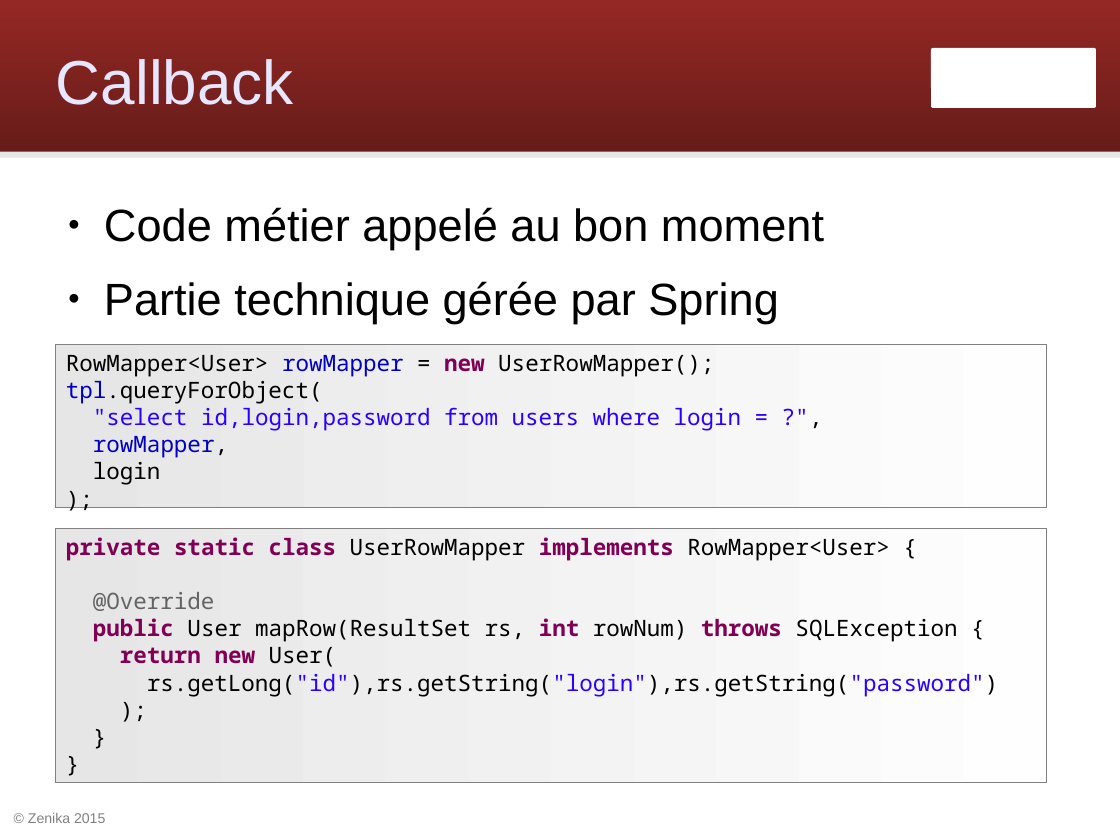
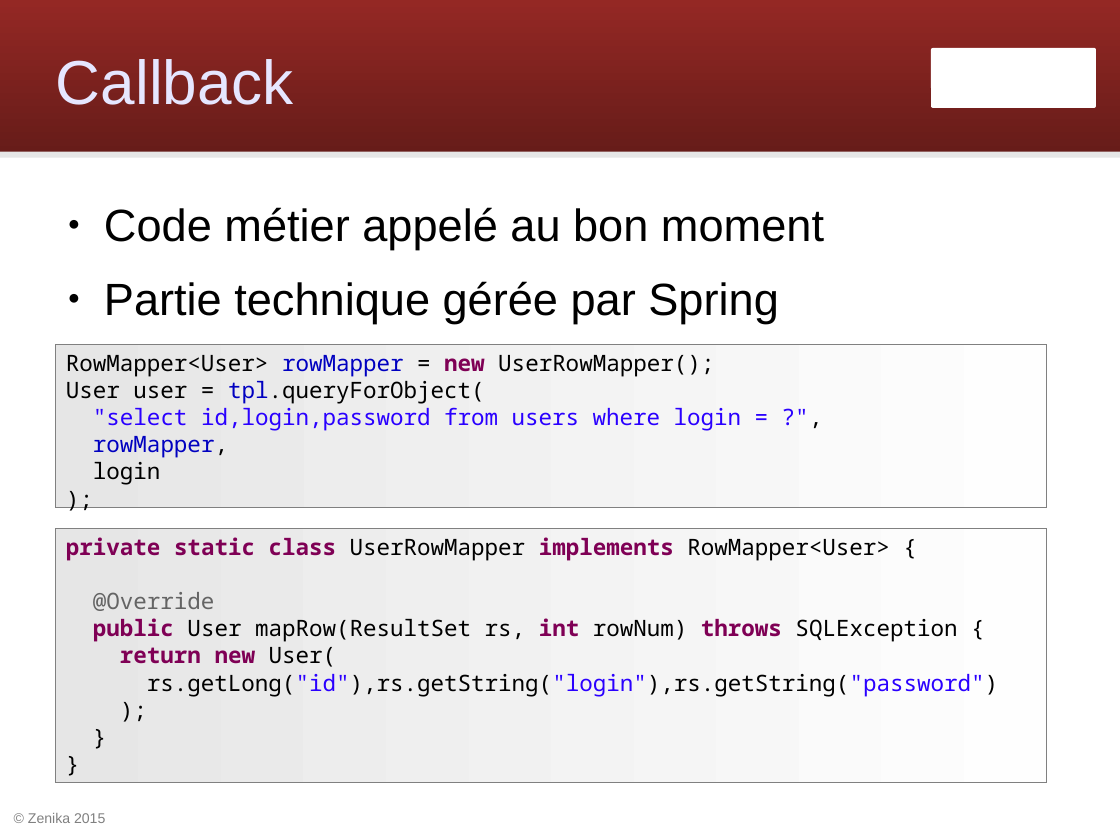
Before and after one commit to Zenika/workshop-spring-core, a slide deck: slide 6 of spring-workshop.odp. Drawn at 1120x840 pixels with LibreOffice and Linux fonts; fonts in the diff are those of the drawing; background and template pictures are left out. Boxes give left, top, right and bottom in pixels: in the first picture for what was removed or moved away, otherwise in the second. Text is boxed around its words. In the diff, an @@ line names an element or a change of style, - is before the commit and + after.

```diff
--- a/spring-workshop.odp
+++ b/spring-workshop.odp
@@ text in rectangle at [66, 381, 485, 404]: text changed @@
-tpl.queryForObject(
+User user = tpl.queryForObject(
```
Also in this commit, not shown: 1 slide removed, 2 other files.
